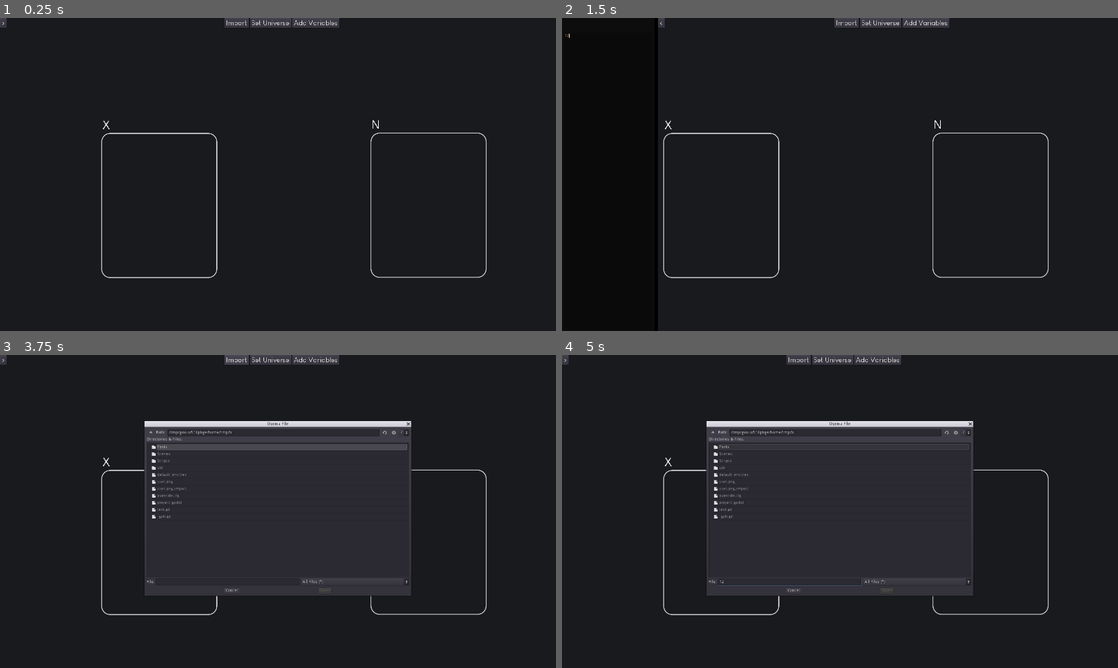
Above: before the commit, frames 1-4 (two rows, left to right).
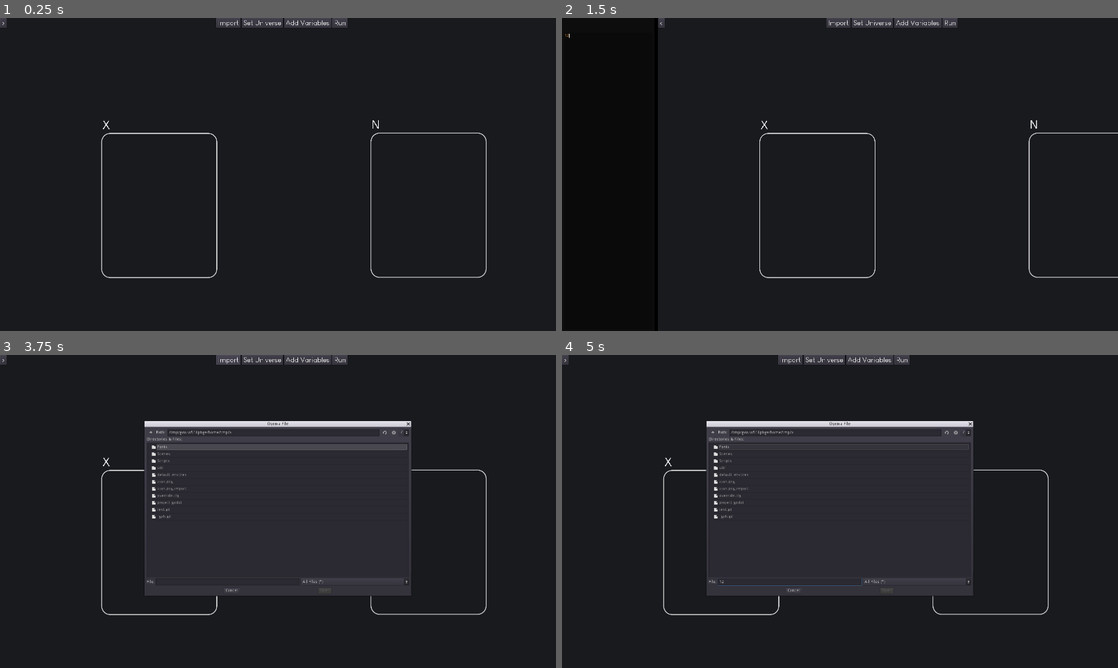
Above: after the commit, the same moments.

Repository: Mickaly13X/wv_project
Game: Godot game, scene res://Scenes/Main.tscn
Same seed, same stepped clock (60 frames per second), same inputs: the game is played once before the commit and once after it.
Inputs (mouse positions are in pixels of both pictures, inside the frame that each line leads up to):
- Up to frame 1 (0.25 s): no input
- Up to frame 2 (1.5 s): click ">" at 0.5 s; click (606, 180) at 1.27 s; type "12" at 1.35 s
- Up to frame 3 (3.75 s): click "<" at 2 s; click (339, 361) at 2.75 s, where only the run after the commit has a clickable "Run"; click "Import" at 3.5 s
- Up to frame 4 (5 s): click (789, 580) at 4.27 s; type "12" at 4.35 s

The runs differ from the first frame. In frame 1, 0.3% of the frame differs, in the area x 38-63%, y 0-4%; in frame 2, 1.5%, in the area x 18-100%, y 0-84%; in frame 3, 0.3%; in frame 4, 0.3%.

Commit message:
📦 NEW: Option to import cola input file

Diff:
--- a/Visualizer/Scenes/Main.tscn
+++ b/Visualizer/Scenes/Main.tscn
@@ -37,7 +37,7 @@
 
 [node name="CoLaPanel" type="Panel" parent="HSplit"]
 visible = false
-margin_right = 320.0
+margin_right = 1920.0
 margin_bottom = 1080.0
 rect_min_size = Vector2( 320, 1080 )
 custom_styles/panel = SubResource( 1 )
@@ -100,8 +100,8 @@
 alignment = 1
 
 [node name="Import" type="Button" parent="HSplit/MainPanel/UI/HUD/Main"]
-margin_left = 748.0
-margin_right = 832.0
+margin_left = 720.0
+margin_right = 804.0
 margin_bottom = 34.0
 focus_mode = 0
 custom_fonts/font = ExtResource( 4 )
@@ -112,8 +112,8 @@
 }
 
 [node name="SetUniverse" type="Button" parent="HSplit/MainPanel/UI/HUD/Main"]
-margin_left = 836.0
-margin_right = 978.0
+margin_left = 808.0
+margin_right = 950.0
 margin_bottom = 34.0
 focus_mode = 0
 custom_fonts/font = ExtResource( 4 )
@@ -124,8 +124,8 @@
 }
 
 [node name="AddVariables" type="Button" parent="HSplit/MainPanel/UI/HUD/Main"]
-margin_left = 982.0
-margin_right = 1145.0
+margin_left = 954.0
+margin_right = 1117.0
 margin_bottom = 34.0
 focus_mode = 0
 custom_fonts/font = ExtResource( 4 )
@@ -135,7 +135,19 @@
 "_edit_use_anchors_": false
 }
 
-[node name="Sets" type="Control" parent="."]
+[node name="Run" type="Button" parent="HSplit/MainPanel/UI/HUD/Main"]
+margin_left = 1121.0
+margin_right = 1173.0
+margin_bottom = 34.0
+focus_mode = 0
+custom_fonts/font = ExtResource( 4 )
+enabled_focus_mode = 0
+text = "Run"
+__meta__ = {
+"_edit_use_anchors_": false
+}
+
+[node name="Sets" type="Control" parent="HSplit/MainPanel"]
 anchor_right = 1.0
 anchor_bottom = 1.0
 mouse_filter = 2
@@ -145,10 +157,10 @@
 "_edit_use_anchors_": false
 }
 
-[node name="N" parent="Sets" instance=ExtResource( 2 )]
+[node name="N" parent="HSplit/MainPanel/Sets" instance=ExtResource( 2 )]
 position = Vector2( 1280, 396 )
 
-[node name="X" parent="Sets" instance=ExtResource( 2 )]
+[node name="X" parent="HSplit/MainPanel/Sets" instance=ExtResource( 2 )]
 position = Vector2( 349.905, 396.982 )
 
 [node name="Popups" type="Control" parent="."]
@@ -185,3 +197,4 @@
 [connection signal="button_up" from="HSplit/MainPanel/UI/HUD/Main/Import" to="." method="popup_import"]
 [connection signal="button_up" from="HSplit/MainPanel/UI/HUD/Main/SetUniverse" to="." method="popup_universe" binds= [ "N" ]]
 [connection signal="button_up" from="HSplit/MainPanel/UI/HUD/Main/AddVariables" to="." method="popup_universe" binds= [ "X" ]]
+[connection signal="file_selected" from="Popups/OpenFile" to="." method="_on_cola_file_selected"]
--- a/Visualizer/Scripts/Main.gd
+++ b/Visualizer/Scripts/Main.gd
@@ -24,6 +24,7 @@
 
 
 func _ready():
+
 	add_menu_button_items()
 	init_menu_buttons()
 	randomize()
@@ -213,14 +214,35 @@
 func toggle_cola_panel():
 
 	if OPEN_COLA.text == ">":
-		HSPLIT.dragger_visibility = SplitContainer.DRAGGER_VISIBLE
+		HSPLIT.set_dragger_visibility(SplitContainer.DRAGGER_VISIBLE)
 		COLA_PANEL.show()
 		OPEN_COLA.text = "<"
 	else:
-		HSPLIT.dragger_visibility = SplitContainer.DRAGGER_HIDDEN_COLLAPSED
+		HSPLIT.set_dragger_visibility(SplitContainer.DRAGGER_HIDDEN_COLLAPSED)
 		COLA_PANEL.hide()
 		OPEN_COLA.text = ">"
 
 
 func popup_import():
 	POPUPS["open_file"].popup()
+
+
+func _on_cola_file_selected(path):
+
+	var file = File.new()
+	file.open(path, File.READ)
+	var content = file.get_as_text()
+	#if is_cola()
+	COLA.text = content
+
+
+func run_cola():
+	pass
+
+
+func get_universe_size_from_cola():
+	pass
+
+
+func get_universe_name_from_cola():
+	pass
